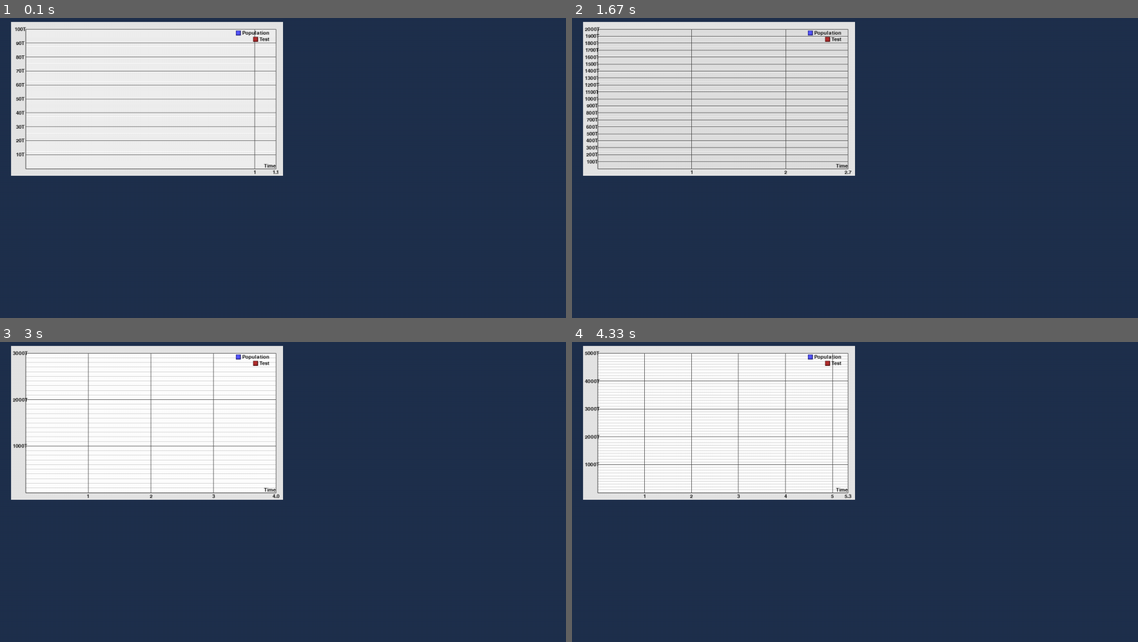
Above: before the commit, frames 1-4 (two rows, left to right).
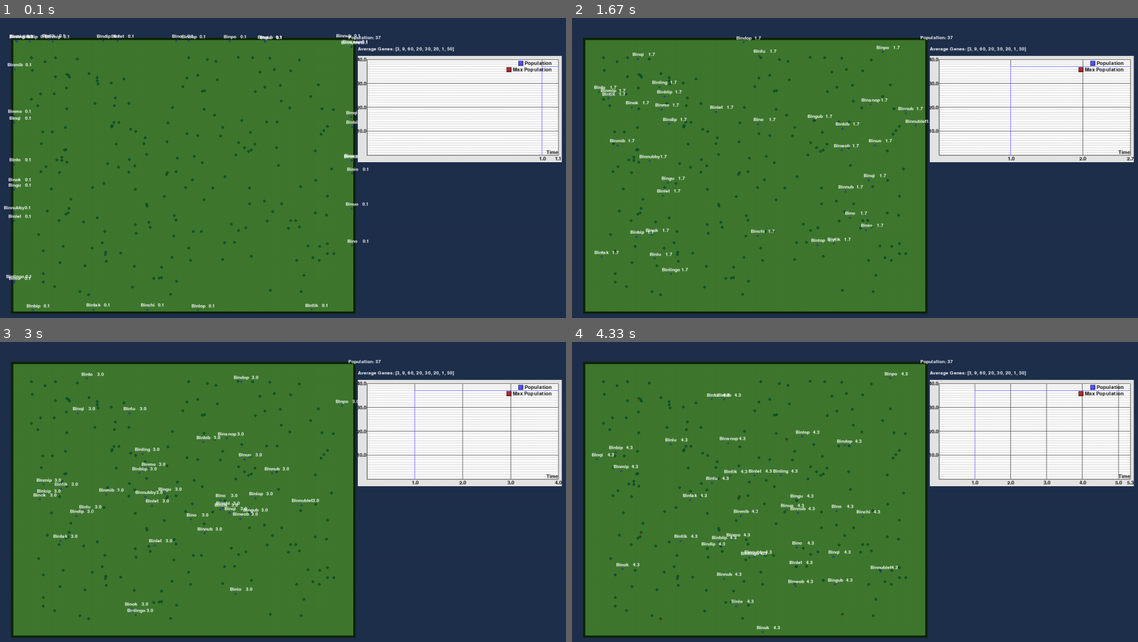
Above: after the commit, the same moments.

Repository: Quartef12345/Natural-Selection-Simulation
Game: pygame game, started from main.py
The game is run twice, just before and just after one commit, with the same random seed, the same clock (stepped at 60 frames per second) and the same inputs.
Inputs:
- Up to frame 1 (0.1 s): no input
- Up to frame 2 (1.67 s): no input
- Up to frame 3 (3 s): no input
- Up to frame 4 (4.33 s): no input

The runs differ from the first frame. In frame 1, 72% of the frame differs, in the area x 0-100%, y 1-99%; in frame 2, 72%; in frame 3, 72%; in frame 4, 72%.

Commit message:
Draw Data
Highly un-optimized, needs reworking

Diff:
--- a/main.py
+++ b/main.py
@@ -21,11 +21,13 @@
 data = {
     "Time": [1],
     "Population": [0],
-    "Test":[0]
+    "Max Population":[0]
 }
 
-graph = qpg.Graph(screen, [50,50,600,340], "Time", ["Population", "Test"], ["#FFFFFF", "#111111", "#5555FF", "#B22E2E"])
+graph = qpg.Graph(screen, [state.GRID_X + state.GRID_WIDTH + 5, state.GRID_Y + 40, 450,235], "Time", ["Population", "Max Population"], ["#FFFFFF", "#111111", "#5555FF", "#B22E2E"])
 graph.active = True
+
+max_pop = 0
 
 while running:
 
@@ -42,13 +44,20 @@
                 running = False
 
 
-    #creatures.bushesTick(state.bush_array)
-    #creatures.binTick(state.bins_array, state.bush_array)
+    creatures.bushesTick(state.bush_array)
+    creatures.binTick(state.bins_array, state.bush_array)
 
-    #render.drawScreen(state.GRID_SIZE, screen)
-    screen.fill("#1f304d")
+    render.drawScreen(state.GRID_SIZE, screen)
+
+    population = len(state.bins_array)
+    if population > max_pop:
+        max_pop = population
+
     data["Time"].append(data["Time"][-1] + state.dt)
-    data["Population"].append(data["Population"][-1] + 1000000000000000 * state.dt)
+    data["Population"].append(population)
+    data["Max Population"].append(max_pop)
+
+
     qpg.update_graphs(data)
 
     # flip() the display to put your work on screen
--- a/quartef_pygame_graphs/config.py
+++ b/quartef_pygame_graphs/config.py
@@ -3,10 +3,10 @@
 
 LABEL_OFFSET = 14       #the distance betwen 2 labels
 
-TOP_BORDER_SIZE = 16        #the size of the border around the graph
-RIGHT_BORDER_SIZE = 16        #the size of the border around the graph
+TOP_BORDER_SIZE = 8        #the size of the border around the graph
+RIGHT_BORDER_SIZE = 8        #the size of the border around the graph
 BOTTOM_BORDER_SIZE = 16        #the size of the border around the graph
-LEFT_BORDER_SIZE = 32        #the size of the border around the graph
+LEFT_BORDER_SIZE = 20        #the size of the border around the graph
 
 TOP_AXIS_NUMBER_PADDING = 8 #the space betwen the numbers from the axis to the axis itself
 LEFT_AXIS_NUMBER_PADDING = 12
--- a/quartef_pygame_graphs/graphs.py
+++ b/quartef_pygame_graphs/graphs.py
@@ -1,7 +1,7 @@
 import pygame
 import math
 from . import config
-from .utils import adjust_color, format_number
+from .utils import adjust_color, format_number, render_text
 
 axis_font = pygame.font.Font('freesansbold.ttf', 11)
 graph_array = []
@@ -72,6 +72,8 @@
                 pygame.draw.rect(surface, adjust_color(color_array[2+i], 0.5), (y_axis_surface.x - square_label_size - 3, y_axis_surface.y, square_label_size, square_label_size))
                 pygame.draw.rect(surface, color_array[2+i], (y_axis_surface.x - square_label_size - 3 + square_label_size*0.1, y_axis_surface.y + square_label_size*0.1, square_label_size*0.8, square_label_size*0.8))
 
+            self.draw_data()
+
     def update_data(self, data):
 
         x_data = data[self.x_name] #the data for the x axis, retrieved from the universal data dictionaiy, and uses the x axis name of the graph as key for the dictionary
@@ -82,8 +84,8 @@
 
         mixed_y_data = [] #every raw number mixed in one array
         for y_data in y_data_array:
-            for data in y_data:
-                mixed_y_data.append(data)
+            for point in y_data:
+                mixed_y_data.append(point)
 
         self.bigger_y = max(mixed_y_data)    #the biggest of all of the metrics, used to set the referencial on the graph
         self.bigger_x = max(x_data)          #the biggest of all of x data, used to set the referencial on the graph
@@ -99,92 +101,121 @@
 
         self.data_points_array = data_points_array
 
+    def calculate_grid(self, biggest_value, usable_distance):
+
+        exponent = math.floor(math.log10(biggest_value))
+        axis_magnitude = 10 ** exponent   #the closest number of base 10, used to set the referencial
+
+        # If the magnitude is too large for the step scale (e.g. 1000 for 2500), lower it by one order
+        if biggest_value / axis_magnitude < config.MAGNITUDE_LIMIT and axis_magnitude >= 10:
+            grid_step = axis_magnitude // 10
+        else:
+            grid_step = axis_magnitude
+
+        pixel_per_unit = usable_distance / biggest_value
+
+        virtual_step = grid_step//10  #a "fake" step, one magnitude lower than the real step, used to draw the auiliar lines
+        if virtual_step <= 0: #for example, if magnitude is 100, then the virtual step is 10, each real step will be divided into 10 virtual steps
+            virtual_step = 1
+        return grid_step, virtual_step, pixel_per_unit
+
     def draw_grid(self):
-            base_x = self.grid_position[0]    #base grid_position of the graph
-            base_y = self.grid_position[1] + self.grid_position[3]
-
-            bigger_x = self.bigger_x
-            bigger_y = self.bigger_y
-
-            if bigger_x <= 0:
-                bigger_x = 1
-            exponent = math.floor(math.log10(bigger_x))
-            x_axis_magnitude = 10 ** exponent   #the closest number of base 10, used to set the referencial
-
-            # If the magnitude is too large for the step scale (e.g. 1000 for 2500), lower it by one order
-            if bigger_x / x_axis_magnitude < config.MAGNITUDE_LIMIT and x_axis_magnitude >= 10:
-                grid_step_x = x_axis_magnitude // 10
+        color_array = self.color_array
+
+        base_x = self.grid_position[0]    #base grid_position of the graph
+        base_y = self.grid_position[1] + self.grid_position[3]
+        origin_y = self.grid_position[1]
+
+        width = self.grid_position[2]
+        height = self.grid_position[3]
+
+        bigger_x = self.bigger_x
+        bigger_y = self.bigger_y
+
+        if bigger_x <= 0:
+            bigger_x = 1
+
+        if bigger_y <= 0:
+            bigger_y = 1
+
+        #Values to draw the x grid-lines
+        x_grid_values = self.calculate_grid(bigger_x, width)
+
+        #values to draw the y grid-lines
+        exponent = math.floor(math.log10(bigger_y))
+        y_axis_magnitude = 10 ** exponent   #the closest number of base 10, used to set the referencial
+
+        max_y = int(y_axis_magnitude * ((bigger_y + y_axis_magnitude)//y_axis_magnitude)) #the biggest value the graph shows - not necesserly included in the data set
+        if max_y <= 0:
+            max_y = 1
+
+        y_grid_values = self.calculate_grid(max_y, height)
+
+
+
+        #sub x grid-lines
+        for grid_value in range(x_grid_values[1], int(bigger_x) + 1, x_grid_values[1]):
+            grid_pixel_x = base_x + (grid_value * x_grid_values[2])
+            if grid_value % x_grid_values[0] != 0:
+                pygame.draw.line(self.surface, adjust_color(color_array[1], -0.8), (grid_pixel_x, base_y), (grid_pixel_x, origin_y))
+
+        # y grid-lines
+        for grid_value in range(y_grid_values[1], max_y + 1, y_grid_values[1]):
+            grid_pixel_y = base_y - (grid_value * y_grid_values[2])
+            if grid_value % y_grid_values[0] == 0:
+                pygame.draw.line(self.surface, adjust_color(color_array[1], -0.2), (base_x, grid_pixel_y), (base_x + width, grid_pixel_y))
+                render_text(axis_font, f"{grid_value:.1f}", color_array[1], base_x - config.LEFT_AXIS_NUMBER_PADDING, grid_pixel_y, self.surface)
             else:
-                grid_step_x = x_axis_magnitude
-
-            pixel_per_unit_x = self.grid_position[2] / bigger_x
-
-            virtual_step = grid_step_x//10  #a "fake" step, one magnitude lower than the real step, used to draw the auiliar lines
-            if virtual_step <= 0: #for example, if magnitude is 100, then the virtual step is 10, each real step will be divided into 10 virtual steps
-                virtual_step = 1
-            for grid_value in range(virtual_step, int(bigger_x) + 1, virtual_step):
-                grid_pixel_x = base_x + (grid_value * pixel_per_unit_x)
-                if grid_value%grid_step_x != 0:
-                    pygame.draw.line(self.surface, adjust_color(self.color_array[1], -0.8), (grid_pixel_x, base_y), (grid_pixel_x, self.grid_position[1]))
-
-
-
-            if bigger_y <= 0:
-                bigger_y = 1
-            exponent = math.floor(math.log10(bigger_y))
-            y_axis_magnitude = 10 ** exponent   #the closest number of base 10, used to set the referencial
-
-            max_y = int(y_axis_magnitude * ((bigger_y + y_axis_magnitude)//y_axis_magnitude)) #the biggest value the graph shows - not necesserly included in the data set
-            if max_y <= 0:
-                max_y = 1
-            # If the magnitude is too large for the step scale (e.g. 1000 for 2500), lower it by one order
-            if bigger_y / y_axis_magnitude < config.MAGNITUDE_LIMIT and y_axis_magnitude >= 10:
-                grid_step_y = y_axis_magnitude // 10
-            else:
-                grid_step_y = y_axis_magnitude
-
-            pixel_per_unit_y = self.grid_position[3] / max_y
-
-            virtual_step = grid_step_y//10  #a "fake" step, one magnitude lower than the real step, used to draw the auiliar lines
-            if virtual_step <= 0: #for example, if magnitude is 100, then the virtual step is 10, each real step will be divided into 10 virtual steps
-                virtual_step = 1
-            for grid_value in range(virtual_step, max_y + 1, virtual_step):
-                grid_pixel_y = base_y - (grid_value * pixel_per_unit_y)
-                if grid_value%grid_step_y == 0:
-                    pygame.draw.line(self.surface, adjust_color(self.color_array[1], -0.2), (base_x, grid_pixel_y), (base_x + self.grid_position[2], grid_pixel_y))
-
-                    y_number_text = axis_font.render(f"{format_number(grid_value)}", True, self.color_array[1])
-                    y_number_surface = y_number_text.get_rect()
-                    y_number_surface.center = (self.grid_position[0] - config.LEFT_AXIS_NUMBER_PADDING, grid_pixel_y)
-                    self.surface.blit(y_number_text, y_number_surface) #the caption for the x axis numbers
-
-
-                else:
-                    pygame.draw.line(self.surface, adjust_color(self.color_array[1], -0.8), (base_x, grid_pixel_y), (base_x + self.grid_position[2], grid_pixel_y))
-
-
-            #redraws the main x-grid because the sub y-grid was being drawn on top of the main x-grid
-            virtual_step = grid_step_x//10  #a "fake" step, one magnitude lower than the real step, used to draw the auxiliar lines
-            if virtual_step <= 0: #for example, if magnitude is 100, then the virtual step is 10, each real step will be divided into 10 virtual steps
-                virtual_step = 1
-            for grid_value in range(virtual_step, int(bigger_x) + 1, virtual_step):
-                grid_pixel_x = base_x + (grid_value * pixel_per_unit_x)
-                if grid_value%grid_step_x == 0:
-                    pygame.draw.line(self.surface, adjust_color(self.color_array[1], -0.2), (grid_pixel_x, base_y), (grid_pixel_x, self.grid_position[1]))
-
-                    x_number_text = axis_font.render(f"{grid_value}", True, self.color_array[1])
-                    x_number_surface = x_number_text.get_rect()
-                    x_number_surface.center = (grid_pixel_x, self.grid_position[1] + self.grid_position[3] + config.TOP_AXIS_NUMBER_PADDING)
-                    self.surface.blit(x_number_text, x_number_surface) #the caption for the x axis numbers
-
-            grid_value = bigger_x                       #the last line is a one of a kind, because is not in the magnitude of the steps, so it needs to be drawn seperatly
-            grid_pixel_x = base_x + (grid_value * pixel_per_unit_x)
-            pygame.draw.line(self.surface, adjust_color(self.color_array[1], -0.2), (grid_pixel_x, base_y), (grid_pixel_x, self.grid_position[1]))
-
-            x_number_text = axis_font.render(f"{grid_value:.1f}", True, self.color_array[1])
-            x_number_surface = x_number_text.get_rect()
-            x_number_surface.center = (grid_pixel_x, self.grid_position[1] + self.grid_position[3] + config.TOP_AXIS_NUMBER_PADDING)
-            self.surface.blit(x_number_text, x_number_surface) #the caption for the x axis numbers
+                pygame.draw.line(self.surface, adjust_color(color_array[1], -0.8), (base_x, grid_pixel_y), (base_x + width, grid_pixel_y))
+
+
+        #redraws the main x-grid because the sub y-grid was being drawn on top of the main x-grid
+        for grid_value in range(x_grid_values[1], int(bigger_x) + 1, x_grid_values[1]):
+            grid_pixel_x = base_x + (grid_value * x_grid_values[2])
+            if grid_value % x_grid_values[0] == 0:
+                pygame.draw.line(self.surface, adjust_color(color_array[1], -0.2), (grid_pixel_x, base_y), (grid_pixel_x, origin_y))
+                render_text(axis_font, f"{grid_value:.1f}", color_array[1], grid_pixel_x, origin_y + height + config.TOP_AXIS_NUMBER_PADDING, self.surface)
+
+        grid_value = bigger_x                       #the last line is a one of a kind, because is not in the magnitude of the steps, so it needs to be drawn seperatly
+        grid_pixel_x = base_x + (grid_value * x_grid_values[2])
+        pygame.draw.line(self.surface, adjust_color(color_array[1], -0.2), (grid_pixel_x, base_y), (grid_pixel_x, origin_y))
+
+        render_text(axis_font, f"{grid_value:.1f}", color_array[1], grid_pixel_x, origin_y + height + config.TOP_AXIS_NUMBER_PADDING, self.surface)
+
+
     def draw_data(self):
-        for data_set in self.data_points_array:
-            pass
+        data_points_array = self.data_points_array
+
+        graph_origin_x = self.grid_position[0]
+        graph_origin_y = self.grid_position[1] + self.grid_position[3]
+
+        bigger_y = self.bigger_y
+
+        exponent = math.floor(math.log10(bigger_y))
+        y_axis_magnitude = 10 ** exponent   #the closest number of base 10, used to set the referencial
+
+        max_y = int(y_axis_magnitude * ((bigger_y + y_axis_magnitude)//y_axis_magnitude)) #the biggest value the graph shows - not necesserly included in the data set
+        if max_y <= 0:
+            max_y = 1
+
+        pixel_per_unit_x = self.calculate_grid(self.bigger_x, self.grid_position[2])[2]
+        pixel_per_unit_y = self.calculate_grid(max_y, self.grid_position[3])[2]
+
+        for data_set in data_points_array:
+            for i in range(len(data_set)):
+                point_x_2 = data_set[i][0]
+                point_y_2 = data_set[i][1]
+
+                if i <= 0:
+                    continue
+
+                point_x_1 = data_set[i - 1][0]
+                point_y_1 = data_set[i - 1][1]
+
+                coordinates_x_2 = pixel_per_unit_x * point_x_2 + graph_origin_x
+                coordinates_y_2 = graph_origin_y - pixel_per_unit_y * point_y_2
+
+                coordinates_x_1 = pixel_per_unit_x * point_x_1 + graph_origin_x
+                coordinates_y_1 = graph_origin_y - pixel_per_unit_y * point_y_1
+
+                pygame.draw.line(self.surface, self.color_array[2 + data_points_array.index(data_set)], (coordinates_x_1, coordinates_y_1), (coordinates_x_2, coordinates_y_2))
--- a/quartef_pygame_graphs/utils.py
+++ b/quartef_pygame_graphs/utils.py
@@ -34,3 +34,9 @@
         b = min(255, int(b + (255 - b) * abs_factor))
 
     return f"#{r:02X}{g:02X}{b:02X}"
+
+def render_text(font, text, color, x, y, surface):
+    text = font.render(text, True, color)
+    text_surface = text.get_rect()
+    text_surface.center = (x, y)
+    surface.blit(text, text_surface) #the caption for the x axis numbers
--- a/state.py
+++ b/state.py
@@ -94,7 +94,7 @@
 
 #Simulation Constants
 BUSH_AMOUNT = 200
-STARTING_BIN_AMOUNT = 100
+STARTING_BIN_AMOUNT = 37
 
 bins_array = []
 bush_array = []
